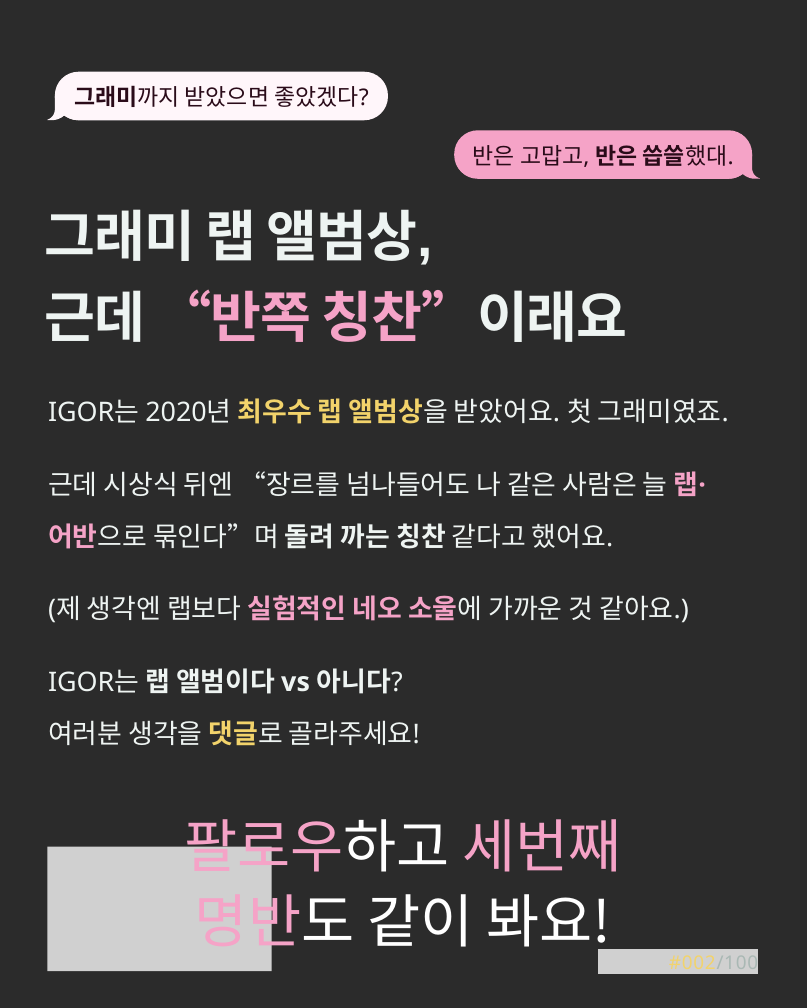
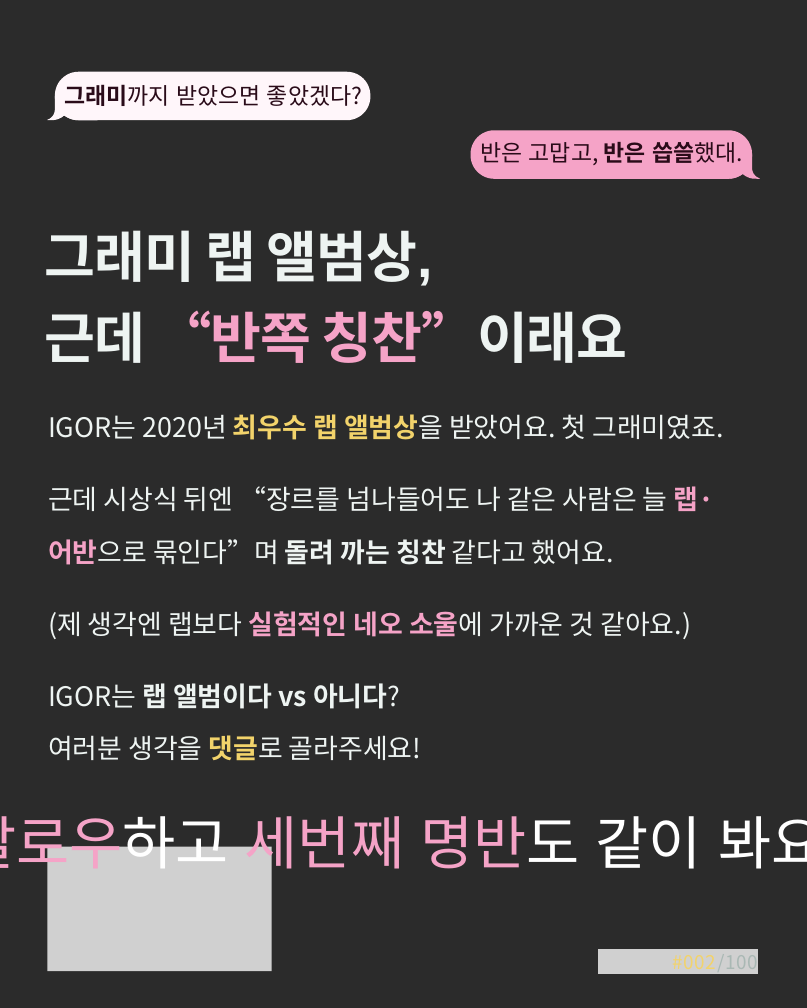
Before and after one commit to yeezyismygoat-pixel/ClaudeRep, a slide deck: slide 10 of IGOR_명반002_수정.pptx. Drawn at 807x1008 pixels with LibreOffice and Linux fonts; fonts in the diff are those of the drawing; grey boxes stand for pictures; background and template pictures are left out; a plain dark background stands for a picture behind light text. Boxes give left, top, right and bottom in pixels: in the first picture for what was removed or moved away, otherwise in the second. Text is boxed around its words. In the diff, an @@ line names an element or a change of style, - is before the commit and + after.

```diff
--- a/IGOR_명반002_수정.pptx
+++ b/IGOR_명반002_수정.pptx
@@ rounded rectangle "그래미까지 받았으면 좋았겠다?": place and size @@
-rounded rectangle "그래미까지 받았으면 좋았겠다?" at box(74, 85, 368, 107)
+rounded rectangle "그래미까지 받았으면 좋았겠다?" at box(55, 72, 371, 121)
@@ rounded rectangle "그래미까지 받았으면 좋았겠다?" at box(55, 72, 371, 121): font Noto Sans to Noto Sans CJK KR; fill none to #FFF6FA @@
@@ freeform shape removed at box(55, 72, 388, 121) @@
@@ freeform shape removed at box(454, 131, 752, 179) @@
@@ rounded rectangle "반은 고맙고, 반은 씁쓸했대.": place and size @@
-rounded rectangle "반은 고맙고, 반은 씁쓸했대." at box(473, 145, 734, 167)
+rounded rectangle "반은 고맙고, 반은 씁쓸했대." at box(471, 131, 752, 179)
@@ rounded rectangle "반은 고맙고, 반은 씁쓸했대." at box(471, 131, 752, 179): font Noto Sans to Noto Sans CJK KR; fill none to #F5A3C7 @@
@@ freeform shape at box(727, 154, 760, 179): outline redrawn @@
@@ text "그래미 랩 앨범상,": place and size @@
-text "그래미 랩 앨범상," at box(44, 209, 628, 342)
+text "그래미 랩 앨범상," at box(44, 230, 628, 363)
@@ text at box(44, 310, 628, 363): font Noto Sans CJK KR to Arial in "근데 칭찬”이래요" @@
@@ text "IGOR는 2020년 최우수 랩 앨범상을 ...": place and size @@
-text "IGOR는 2020년 최우수 랩 앨범상을 ..." at box(48, 398, 729, 424)
+text "IGOR는 2020년 최우수 랩 앨범상을 ..." at box(48, 414, 723, 440)
@@ text "근데 시상식 뒤엔 “장르를 넘나들어도 ...": place and size @@
-text "근데 시상식 뒤엔 “장르를 넘나들어도 ..." at box(48, 471, 706, 549)
+text "근데 시상식 뒤엔 “장르를 넘나들어도 ..." at box(48, 486, 715, 565)
@@ font Noto Sans to Noto Sans CJK KR in 5 elements at box(672, 955, 758, 975), box(48, 683, 421, 761), box(48, 486, 715, 565), box(48, 414, 723, 440), box(48, 611, 691, 639) @@
@@ text "(제 생각엔 랩보다 실험적인 네오 ...": place and size @@
-text "(제 생각엔 랩보다 실험적인 네오 ..." at box(48, 595, 689, 623)
+text "(제 생각엔 랩보다 실험적인 네오 ..." at box(48, 611, 691, 639)
@@ text "IGOR는 랩 앨범이다 vs 아니다?": place and size @@
-text "IGOR는 랩 앨범이다 vs 아니다?" at box(48, 668, 420, 746)
+text "IGOR는 랩 앨범이다 vs 아니다?" at box(48, 683, 421, 761)
@@ text "팔로우하고 세번째 명반도 같이 봐요!": place and size @@
-text "팔로우하고 세번째 명반도 같이 봐요!" at box(184, 819, 622, 957)
+text "팔로우하고 세번째 명반도 같이 봐요!" at box(0, 806, 807, 880)
@@ text "팔로우하고 세번째 명반도 같이 봐요!" at box(0, 806, 807, 880): line spacing 75.7pt to 1; vertical alignment top to middle @@
@@ picture removed at box(598, 950, 758, 974) @@
```
Also in this commit, not shown: 9 other slides changed, 9 other files.
